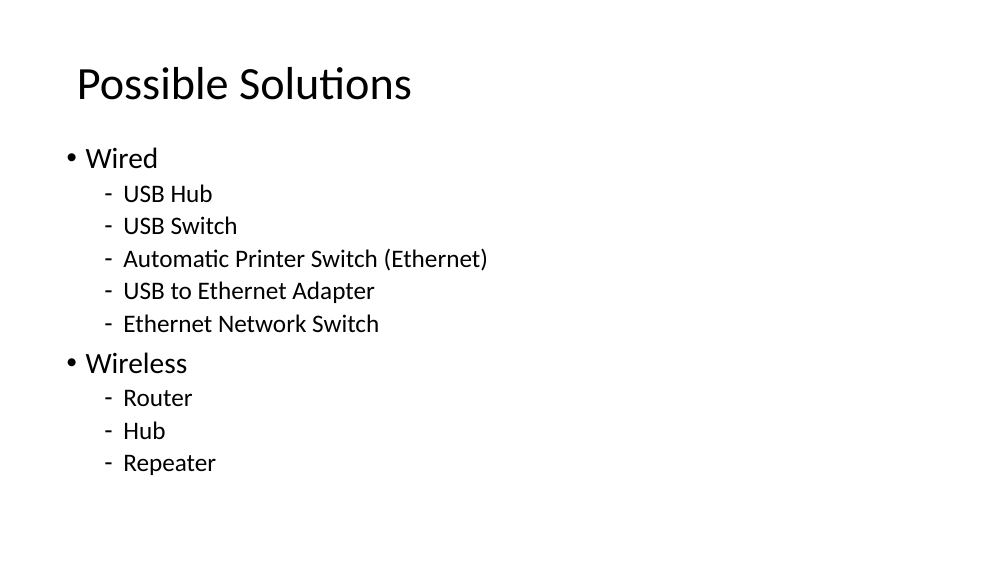
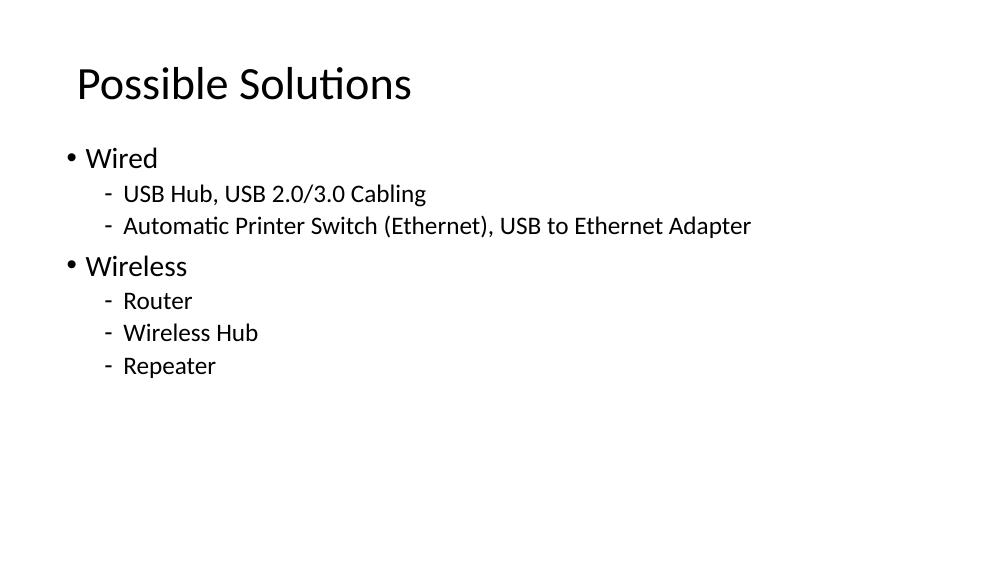
Before and after one commit to m00sedrive/Uni-Work-2015, a slide deck: slide 2 of Modules/Computer Networking/Docs/Connection Point_7 (Slides).pptx. Drawn at 1008x567 pixels with LibreOffice and Linux fonts; fonts in the diff are those of the drawing. Boxes give left, top, right and bottom in pixels: in the first picture for what was removed or moved away, otherwise in the second. Text is boxed around its words. In the diff, an @@ line names an element or a change of style, - is before the commit and + after.

Commit message:
Computer networking report and presentation slides

```diff
--- a/Modules/Computer Networking/Docs/Connection Point_7 (Slides).pptx
+++ b/Modules/Computer Networking/Docs/Connection Point_7 (Slides).pptx
@@ text at [123, 184, 751, 238]: text changed @@
-  – USB Hub
-  – USB Switch
-  – Automatic Printer Switch (Ethernet)
-  – USB to Ethernet Adapter
-  – Ethernet Network Switch
+  – USB Hub, USB 2.0/3.0 Cabling
+  – Automatic Printer Switch (Ethernet), USB to Ethernet Adapter
@@ text at [123, 323, 258, 342]: text changed @@
-  – Hub
+  – Wireless Hub
```
Also in this commit, not shown: 2 other slides changed, 8 other files.
